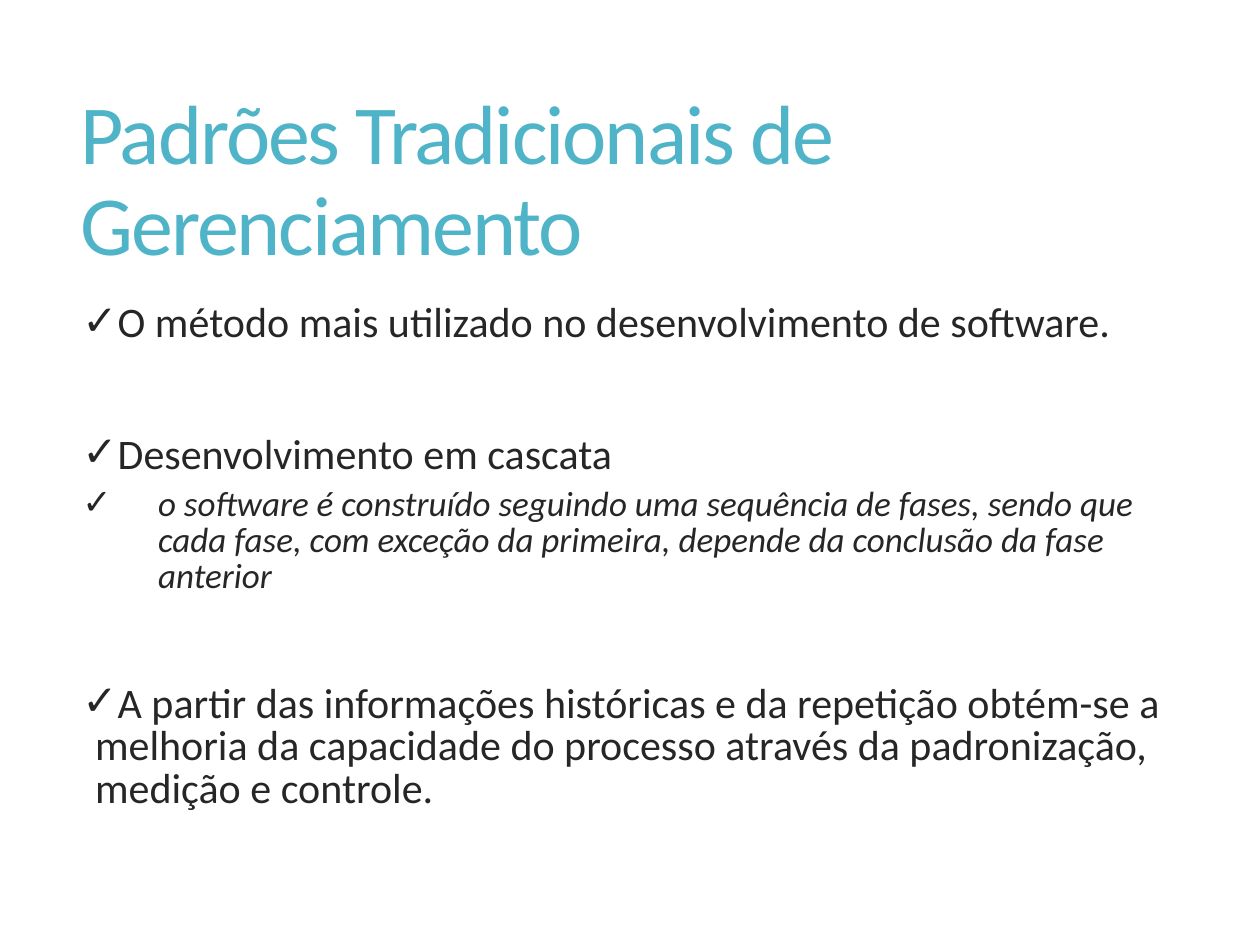
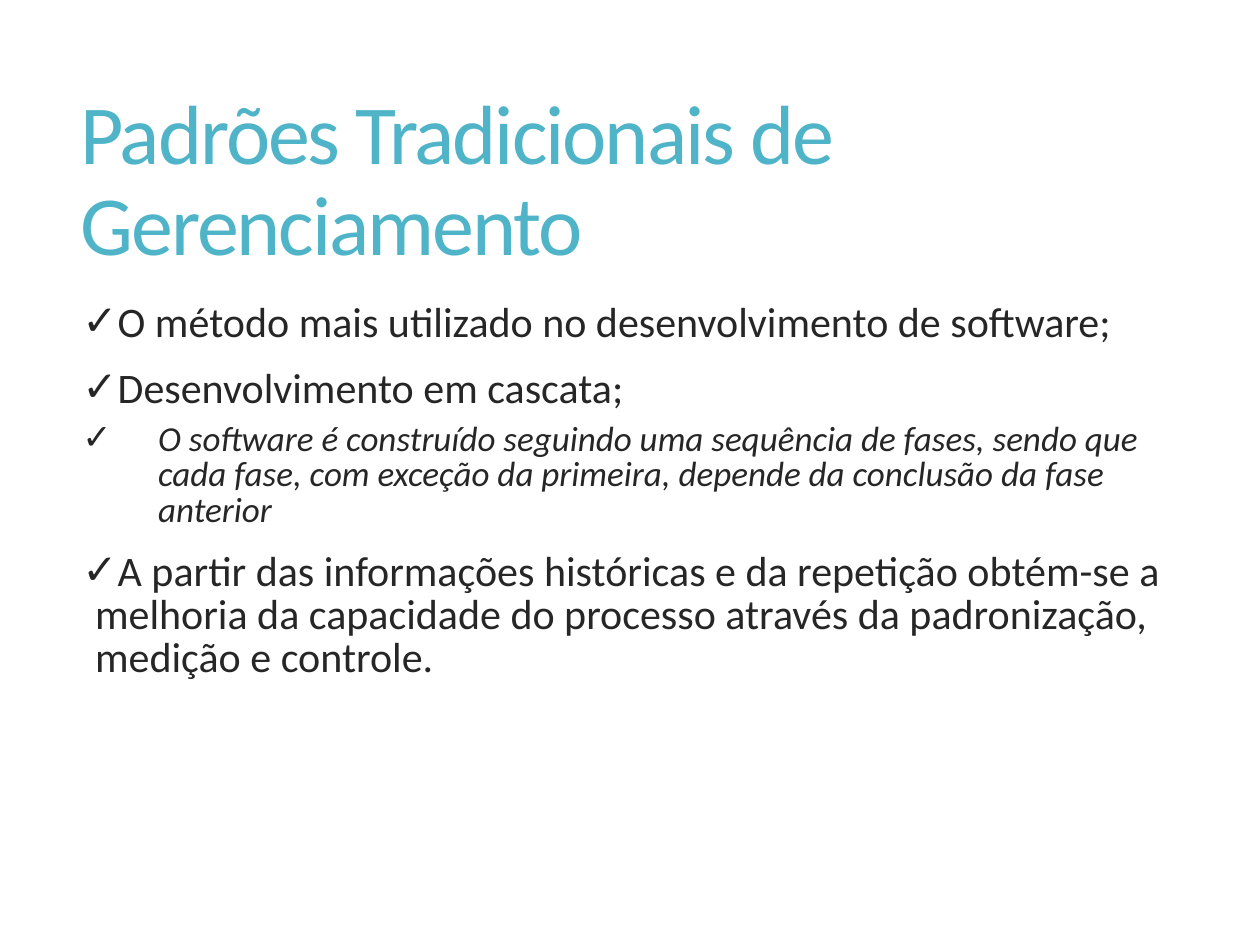
Before and after one commit to Elton-Garbin/TCC-2016, a slide deck: slide 5 of StartIdea/StartIdea.Docs/Apresentacao.pptx (slide 6 before the commit). Drawn at 1260x945 pixels with LibreOffice and Linux fonts; fonts in the diff are those of the drawing. Boxes give left, top, right and bottom in pixels: in the first picture for what was removed or moved away, otherwise in the second. Text is boxed around its words. In the diff, an @@ line names an element or a change of style, - is before the commit and + after.

```diff
--- a/StartIdea/StartIdea.Docs/Apresentacao.pptx
+++ b/StartIdea/StartIdea.Docs/Apresentacao.pptx
@@ text at box(118, 308, 1138, 523): text changed @@
-✓ O método mais utilizado no desenvolvimento de software.
-✓ Desenvolvimento em cascata
-    ✓ o software é construído seguindo uma sequência de fases, sendo que cada fase, com exceção da primeira, depende da conclusão da fase anterior
+✓ O método mais utilizado no desenvolvimento de software;
+✓ Desenvolvimento em cascata;
+    ✓ O software é construído seguindo uma sequência de fases, sendo que cada fase, com exceção da primeira, depende da conclusão da fase anterior
```
Also in this commit, not shown: 10 other slides changed, 2 slides added, 1 slide removed.
